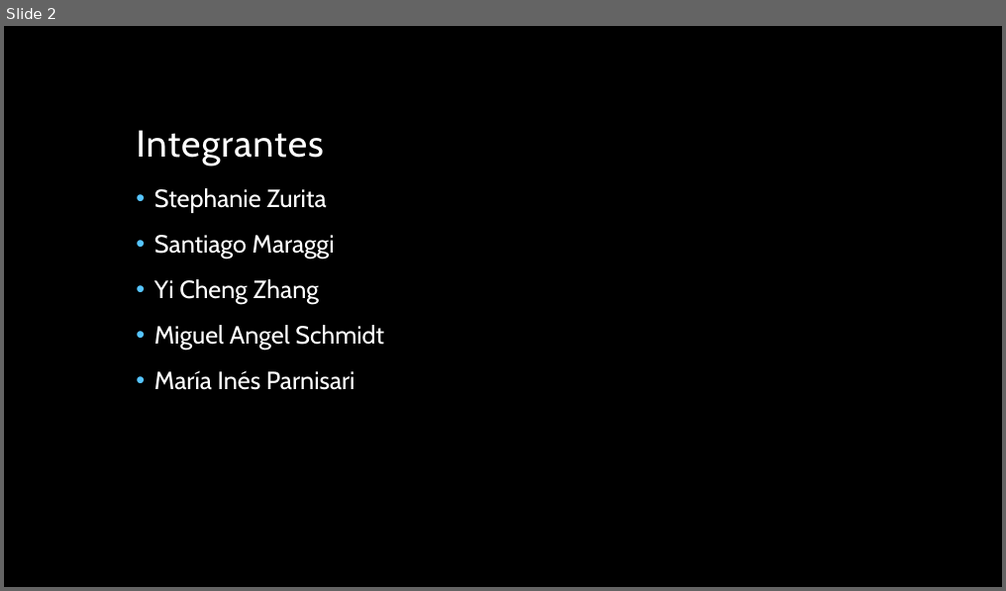
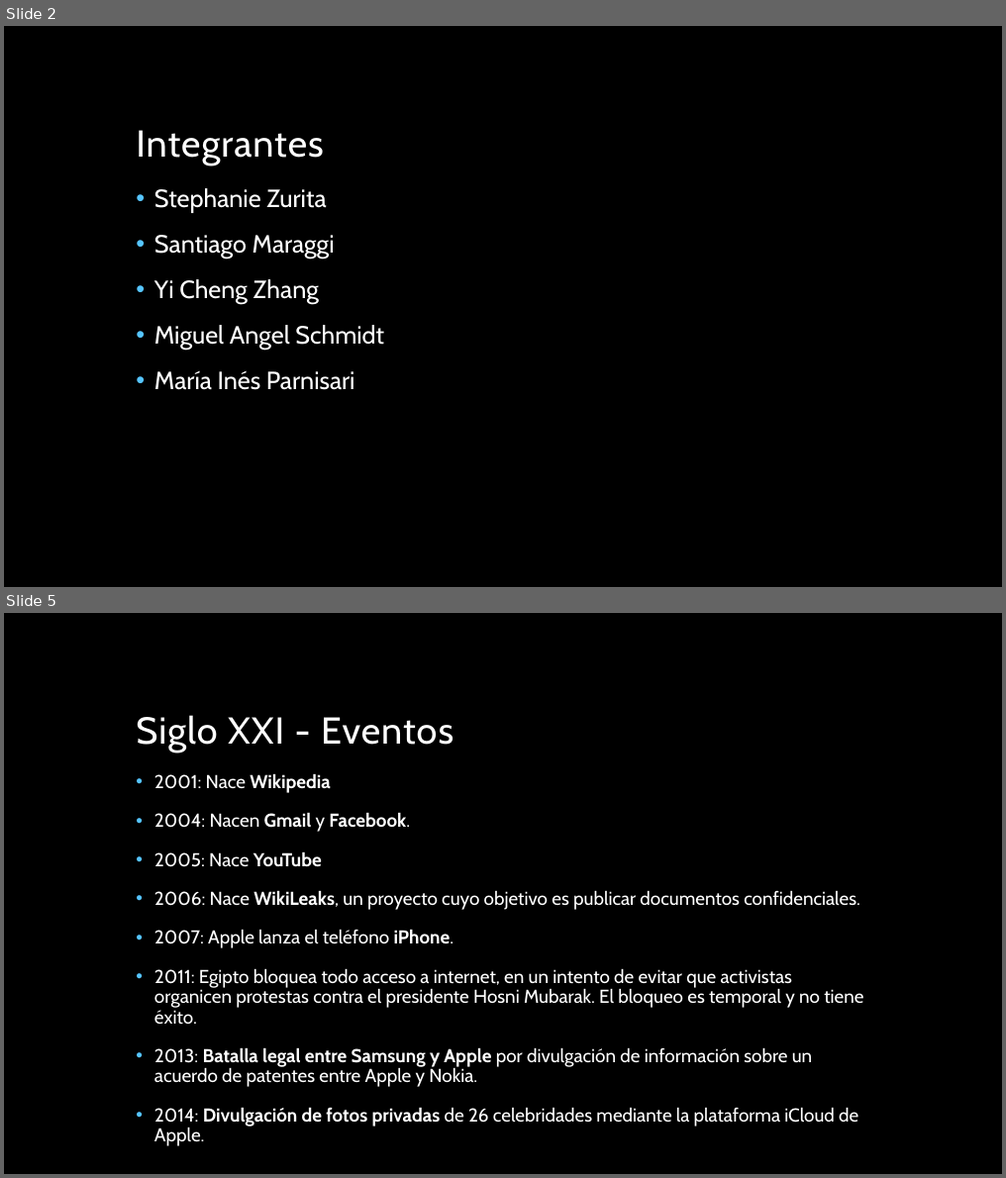
Before and after one commit to miparnisari/implantaciondesistemas, a slide deck: Presentacion/Fuga de Información en los Siglos XIX y.pptx. Shown one above the other, each under a label of ours: slide 2 before the commit, slides 2 and 5 after it; the slides between them are not shown. The pictures are 1006x591 and 1006x1178 pixels, drawn with LibreOffice and Linux fonts; fonts in the diff are those of the drawing; background and template pictures are left out. Boxes give left, top, right and bottom in pixels: in the first picture for what was removed or moved away, otherwise in the second. Text is boxed around its words. In the diff, an @@ line names an element or a change of style, - is before the commit and + after.

```diff
--- a/Presentacion/Fuga de Información en los Siglos XIX y.pptx
+++ b/Presentacion/Fuga de Información en los Siglos XIX y.pptx
@@ slide 5 added at (4,613,1002,1174), background picture (left out) @@
@@ title added at (136,715,453,753), 36 pt, text #FFFFFF @@
+Siglo XXI - Eventos
@@ text added at (154,773,863,1147), 18 pt, text #FFFFFF @@
+• 2001: Nace Wikipedia
+• 2004: Nacen Gmail y Facebook.
+• 2005: Nace YouTube
+• 2006: Nace WikiLeaks, un proyecto cuyo objetivo es publicar documentos confidenciales.
+• 2007: Apple lanza el teléfono iPhone.
+• 2011: Egipto bloquea todo acceso a internet, en un intento de evitar que activistas organicen protestas contra el presidente Hosni Mubarak. El bloqueo es temporal y no tiene éxito.
+• 2013: Batalla legal entre Samsung y Apple por divulgación de información sobre un acuerdo de patentes entre Apple y Nokia.
+• 2014: Divulgación de fotos privadas de 26 celebridades mediante la plataforma iCloud de Apple.
```
Also in this commit, not shown: 5 other slides added, 9 slides removed, 1 other file.
